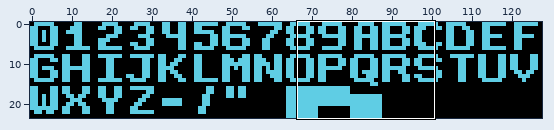
Edited in one commit: pixel-art file (img/font_inverted.aseprite). Above: a wide view before the commit, with the close-up outlined.
Close-up. Before:
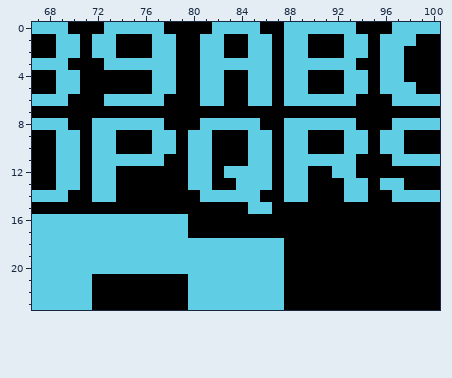
128x24 pixels, 1 frame. Shown: x 67..100, y 0..23.
After:
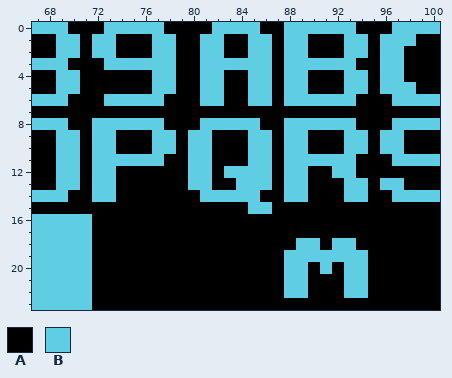
Palette (. is transparent): A #000000  B #5fcde4
From old to new:
y 16..17: x 72..79 BBBBBBBB -> AAAAAAAA
y 18: x 72..87 BBBBBBBBBBBBBBBB -> AAAAAAAAAAAAAAAA; x 89..90 AA -> BB; x 92..93 AA -> BB
y 19: x 72..94 BBBBBBBBBBBBBBBBAAAAAAA -> AAAAAAAAAAAAAAAABBBBBBB
y 20: x 72..89 BBBBBBBBBBBBBBBBAA -> AAAAAAAAAAAAAAAABB; x 91 A -> B; x 93..94 AA -> BB
y 21..22: x 80..89 BBBBBBBBAA -> AAAAAAAABB; x 93..94 AA -> BB
y 23: x 80..87 BBBBBBBB -> AAAAAAAA
